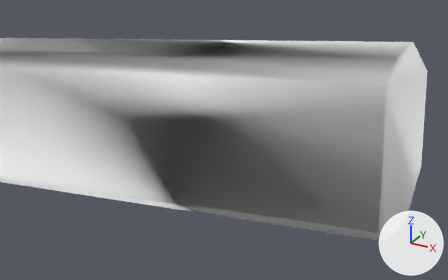
Two versions of the glTF model public/models/bot/bot.glb, one commit apart.
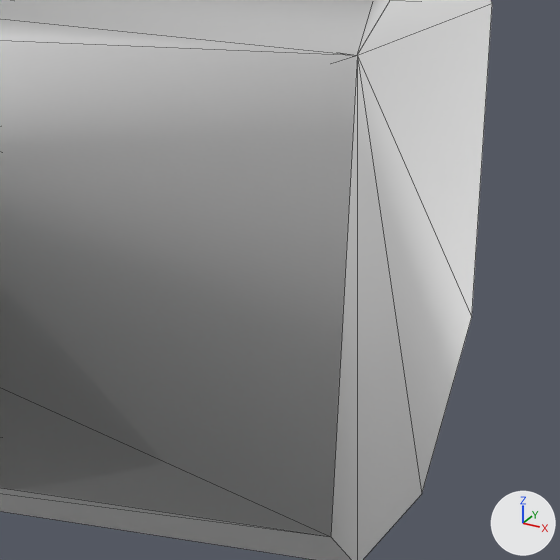
Each version is shown from a 50 mm lens placed at (1.1598, 0.0278, 6.6545), pointed at (1.0245, 0.2737, 6.5315), then close up on the part from 62% to 100% of the width and 25% to 86% of the height. The axes (+X, +Y, +Z) are drawn at lower right. The lights are the same throughout. The close-ups show mesh edges as thin lines. Where no turn or scale is listed for an object, it has been applied to the vertices.

In view in the first close-up: 'Weapon'.
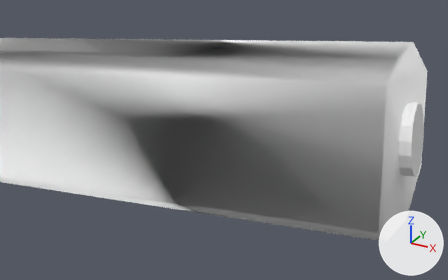
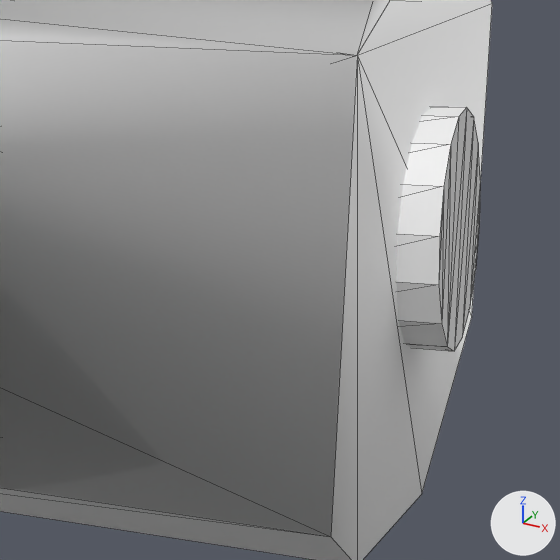
The newer file is also turned or shifted as a whole; pictures and numbers use the older file's frame.

Location of each change, [x1, y1, x2, y2] in pixels of the close-ups (560 x 560 px):
'Plug', added: after [396, 106, 480, 351]

Patch to the scene script:
```diff
--- a/public/models/bot/bot.glb.py
+++ b/public/models/bot/bot.glb.py
@@ me_plug @@
+me_plug.from_pydata(...)  # 32 vertices, 60 faces; spans x -0.0134..0.0134, y -0.0186..0.0186, z -0.0192..0.0192
@@ ob_plug @@
+ob_plug = bpy.data.objects.new('Plug', me_plug)
+ob_plug.location = (1.0981, 0.3145, 6.5322)
```
